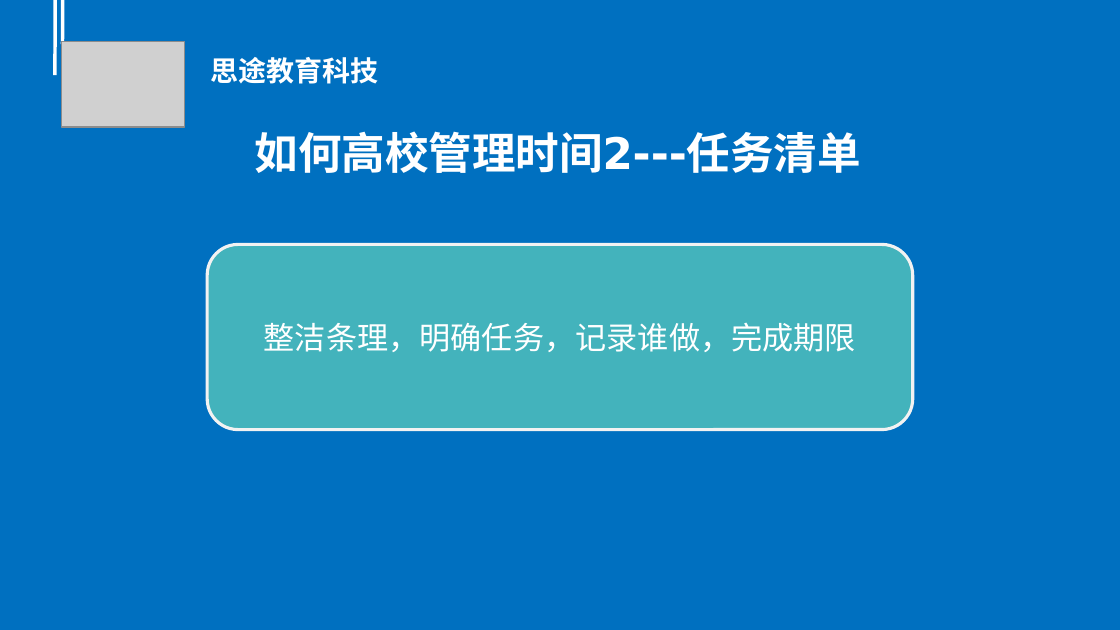
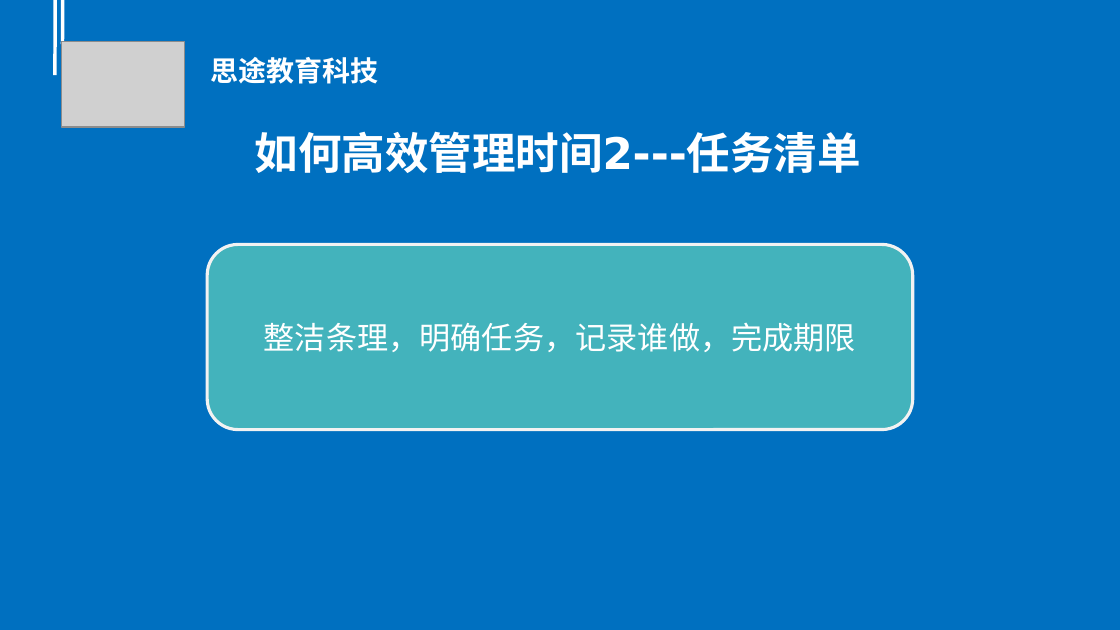
Before and after one commit to millet0328/lesson-file, a slide deck: slide 55 of 职业素养课程--用未来技术视角，定位奋斗方向.pptx (slide 56 before the commit). Drawn at 1120x630 pixels with LibreOffice and Linux fonts; fonts in the diff are those of the drawing; grey boxes stand for pictures. Boxes give left, top, right and bottom in pixels: in the first picture for what was removed or moved away, otherwise in the second. Text is boxed around its words. In the diff, an @@ line names an element or a change of style, - is before the commit and + after.

```diff
--- a/职业素养课程--用未来技术视角，定位奋斗方向.pptx
+++ b/职业素养课程--用未来技术视角，定位奋斗方向.pptx
@@ title at (255,131,861,173): text changed @@
-如何高校管理时间2---任务清单
+如何高效管理时间2---任务清单
```
Also in this commit, not shown: 14 other slides changed, 21 slides added, 3 slides removed.
